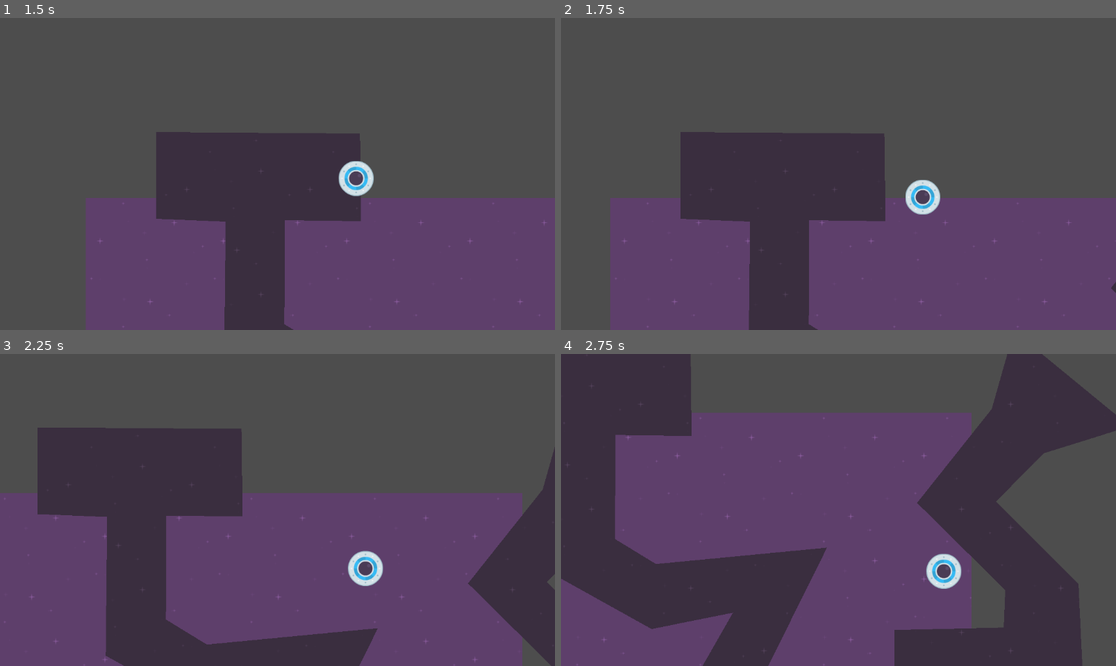
Above: before the commit, frames 1-4 (two rows, left to right).
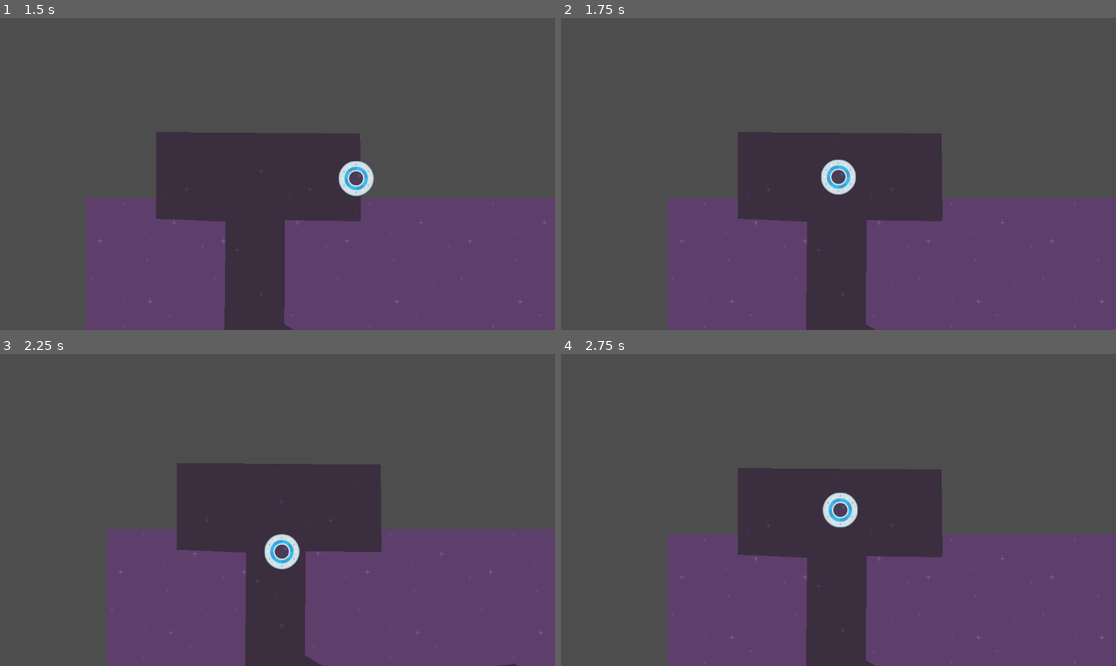
Above: after the commit, the same moments.

Repository: wdthor/Speedy-Saucer
Game: Godot game, scene res://level_1.tscn
Same seed, same stepped clock (60 frames per second), same inputs: the game is played once before the commit and once after it.
Inputs:
- Up to frame 1 (1.5 s): tap Enter at 0.5 s; hold Right (move_right) 0.53-1.28 s; hold Down (move_down) from 1.28 s (still down)
- Up to frame 2 (1.75 s): keep holding Down (move_down)
- Up to frame 3 (2.25 s): release Down (move_down) at 2.03 s; hold Right (move_right) from 2.03 s (still down)
- Up to frame 4 (2.75 s): keep holding Right (move_right)

Frame 1 is identical in both runs. In frame 2, 18% of the frame differs, in the area x 8-100%, y 36-100%; in frame 3, 46%; in frame 4, 74%, in the area x 0-100%, y 0-100%.

Commit message:
20- Using signals to reset the game

Diff:
--- a/level.gd
+++ b/level.gd
@@ -5,3 +5,7 @@
 func _ready():
 	var greeting = "Hello Godot !"
 	print(greeting)
+
+
+func _on_maze_body_exited(body):
+	get_tree().reload_current_scene()
--- a/level_1.tscn
+++ b/level_1.tscn
@@ -21,3 +21,5 @@
 [node name="Maze" parent="." instance=ExtResource("4_kwuvd")]
 z_index = -5
 position = Vector2(436, 149)
+
+[connection signal="body_exited" from="Maze" to="." method="_on_maze_body_exited"]
--- a/player.tscn
+++ b/player.tscn
@@ -15,7 +15,7 @@
 texture = ExtResource("1_ls5t0")
 
 [node name="CollisionShape2D" type="CollisionShape2D" parent="."]
-scale = Vector2(0.8, 0.8)
+scale = Vector2(0.251261, 0.251261)
 shape = SubResource("CircleShape2D_oqnkl")
 
 [node name="Camera2D" type="Camera2D" parent="."]
